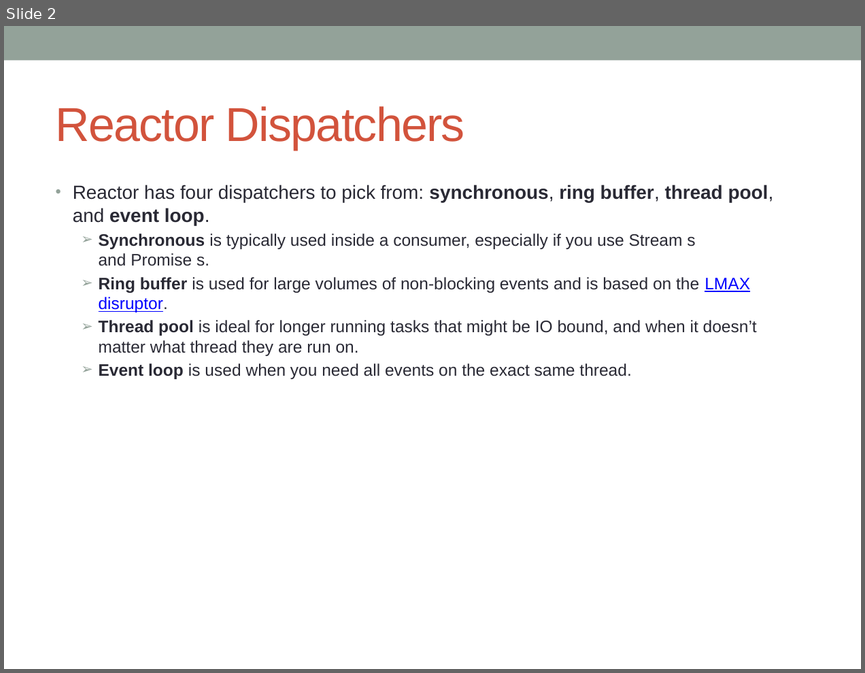
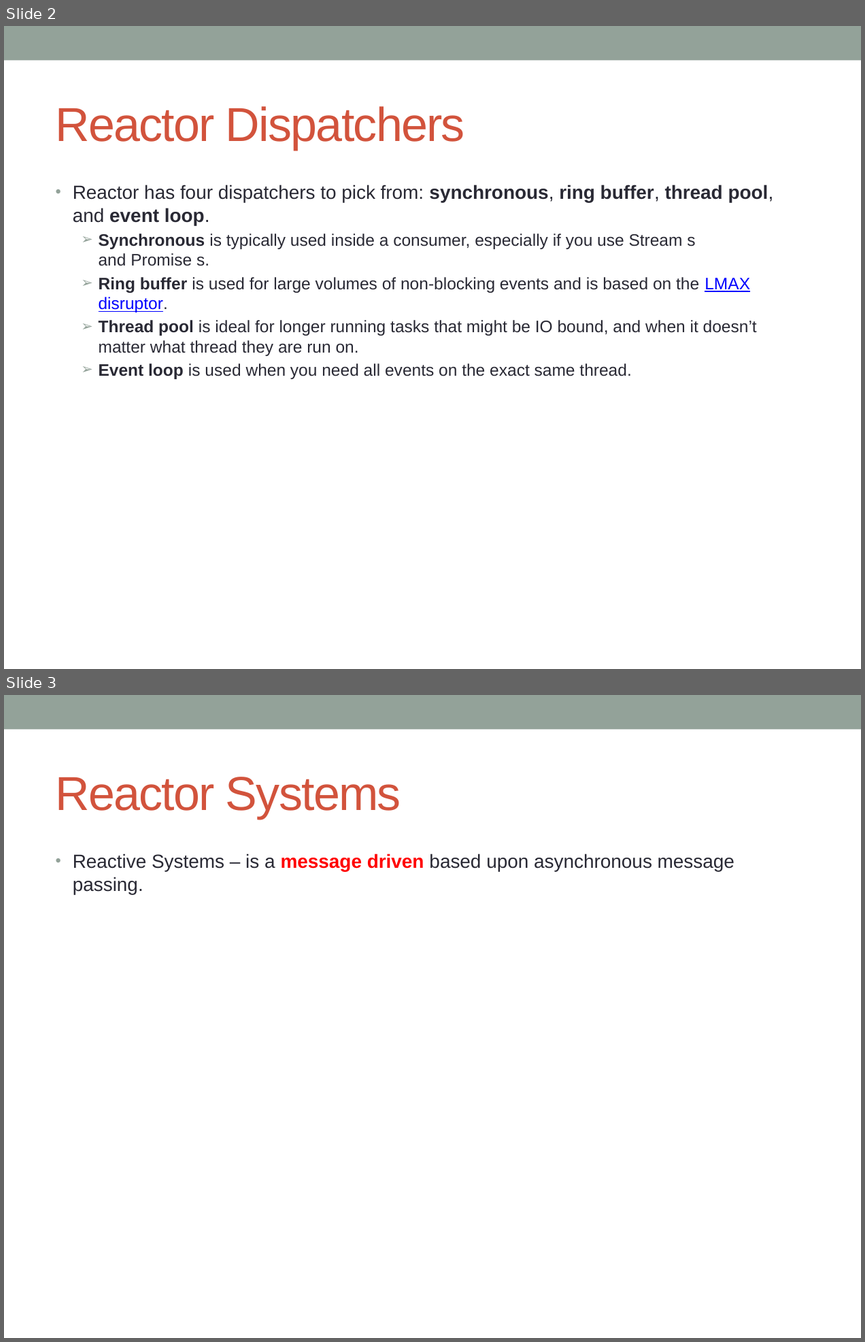
Before and after one commit to notionquest/ProjectDocumentation, a slide deck: Spring_Reactor.pptx. Shown one above the other, each under a label of ours: slide 2 before the commit, slides 2 and 3 after it. The pictures are 865x673 and 865x1342 pixels, drawn with LibreOffice and Linux fonts; fonts in the diff are those of the drawing. Boxes give left, top, right and bottom in pixels: in the first picture for what was removed or moved away, otherwise in the second. Text is boxed around its words. In the diff, an @@ line names an element or a change of style, - is before the commit and + after.

Commit message:
Spring reactive programming

```diff
--- a/Spring_Reactor.pptx
+++ b/Spring_Reactor.pptx
@@ slide 3 added at [4,695,861,1338], background #FFFFFF; not listed: 1 template element that a slide beside it also shows @@
@@ title added at [56,777,401,819], 40 pt, text #D2533C @@
+Reactor Systems
@@ text added at [73,853,734,894], 16 pt, text #292934 @@
+• Reactive Systems – is a message driven based upon asynchronous message passing.
```
Also in this commit, not shown: 1 slide changed, 3 other slides added.
